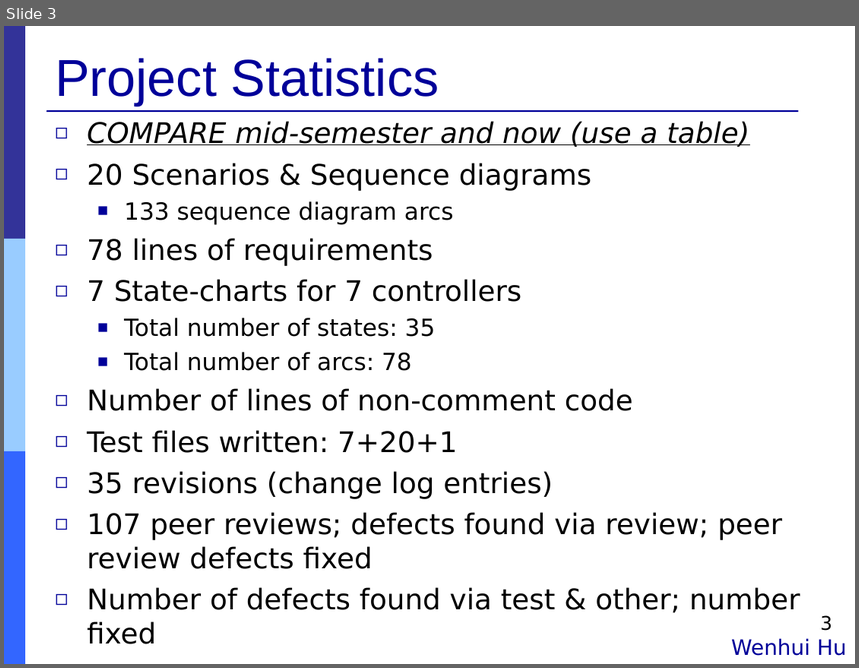
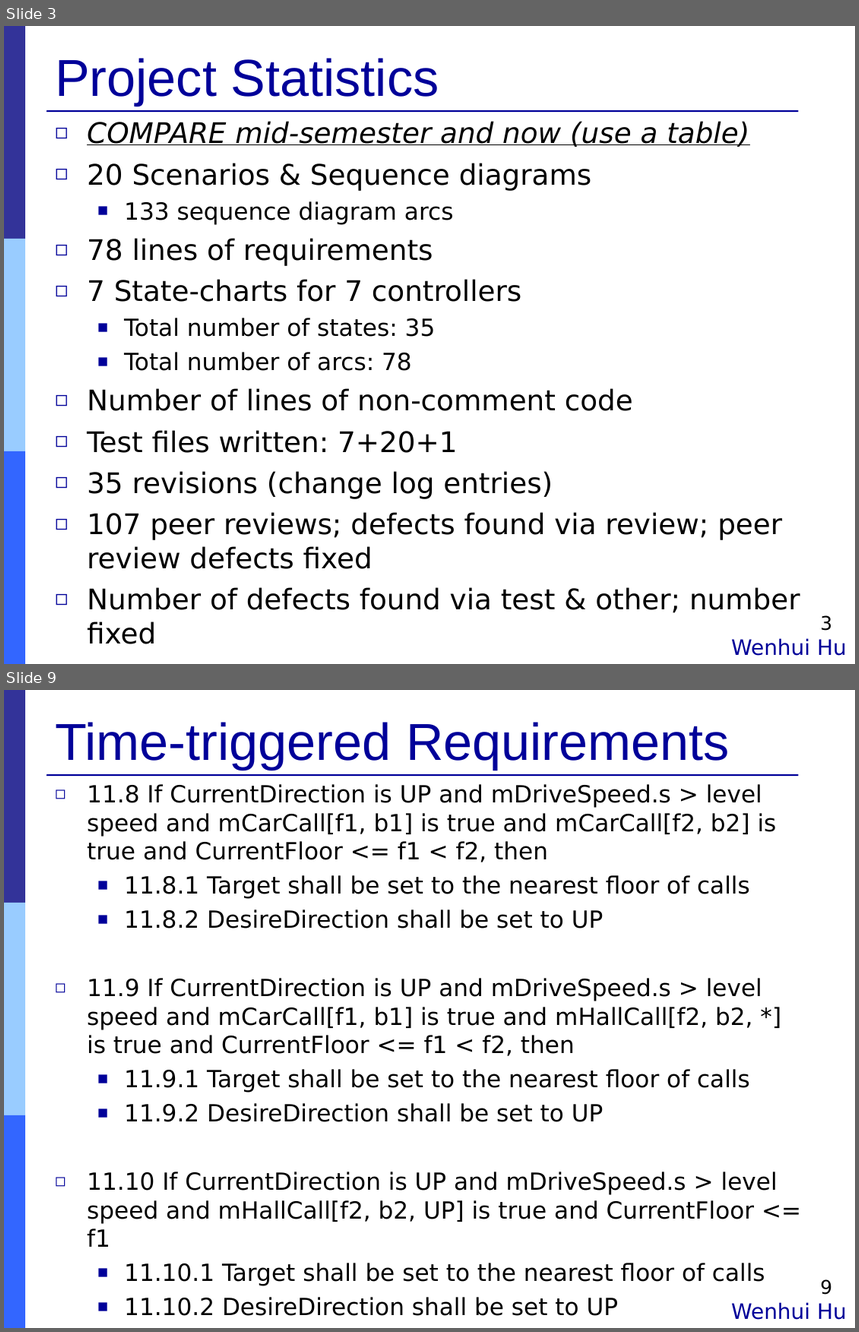
Before and after one commit to Muliang/18649, a slide deck: logs/09_final_pres.ppt. Shown one above the other, each under a label of ours: slide 3 before the commit, slides 3 and 9 after it; the slides between them are not shown. The pictures are 859x668 and 859x1332 pixels, drawn with LibreOffice and Linux fonts; fonts in the diff are those of the drawing. Boxes give left, top, right and bottom in pixels: in the first picture for what was removed or moved away, otherwise in the second. Text is boxed around its words. In the diff, an @@ line names an element or a change of style, - is before the commit and + after.

```diff
--- a/logs/09_final_pres.ppt
+++ b/logs/09_final_pres.ppt
@@ slide 9 added at [4,690,855,1328], background #FFFFFF; not listed: 4 template elements that a slide beside it also shows @@
@@ title added at [55,722,730,770], 44 pt, text #000099 @@
+Time-triggered Requirements
@@ text added at [87,784,778,1316], 20 pt, text #000000 @@
+◻ 11.8 If CurrentDirection is UP and mDriveSpeed.s > level speed and mCarCall[f1, b1] is true and mCarCall[f2, b2] is true and CurrentFloor <= f1 < f2, then
+  ■ 11.8.1 Target shall be set to the nearest floor of calls
+  ■ 11.8.2 DesireDirection shall be set to UP
+◻ 11.9 If CurrentDirection is UP and mDriveSpeed.s > level speed and mCarCall[f1, b1] is true and mHallCall[f2, b2, *] is true and CurrentFloor <= f1 < f2, then
+  ■ 11.9.1 Target shall be set to the nearest floor of calls
+  ■ 11.9.2 DesireDirection shall be set to UP
+◻ 11.10 If CurrentDirection is UP and mDriveSpeed.s > level speed and mHallCall[f2, b2, UP] is true and CurrentFloor <= f1
+  ■ 11.10.1 Target shall be set to the nearest floor of calls
+  ■ 11.10.2 DesireDirection shall be set to UP
@@ page number added at [820,1280,832,1295], 16 pt, text #000000 @@
+9
@@ text added at [731,1303,847,1320], 18 pt, text #000099 @@
+Wenhui Hu
```
Also in this commit, not shown: 4 slides changed, 6 other slides added, 4 slides removed.
